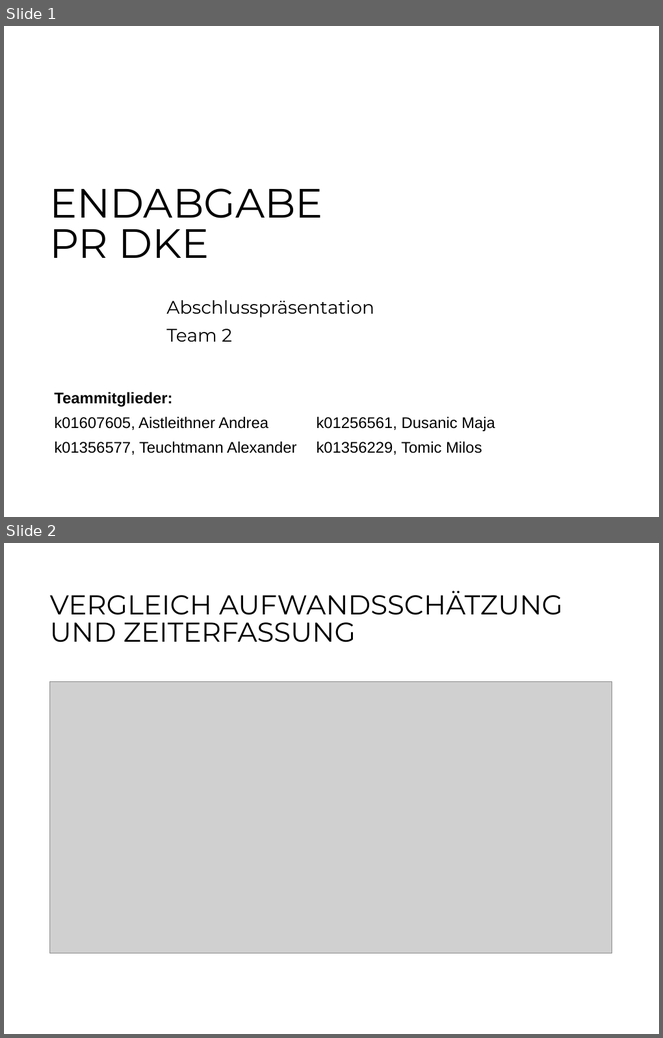
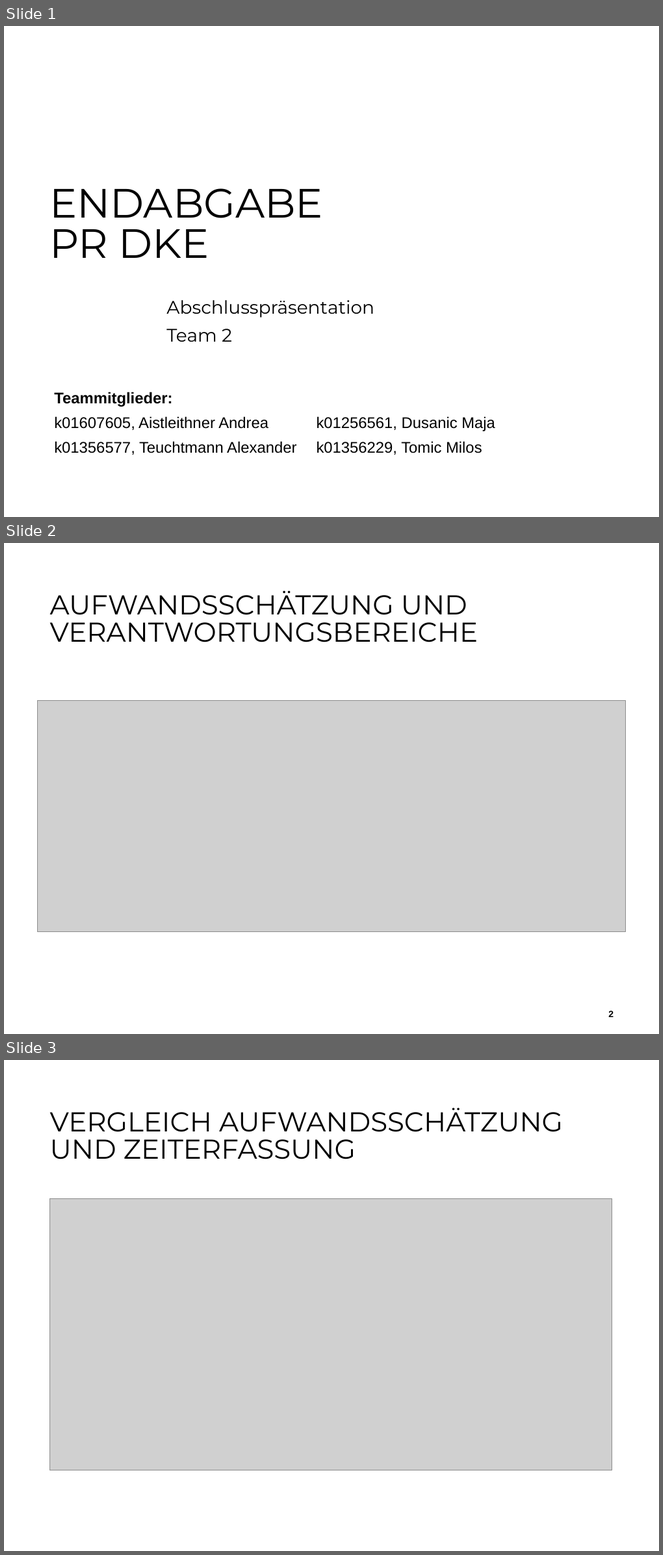
Before and after one commit to aistleithnera/258321_DKE_PR, a slide deck: Dokumente/Projektabschluss/Endabgabe_Projektabschluss.pptx. Shown one above the other, each under a label of ours: slides 1 and 2 before the commit, slides 1, 2 and 3 after it. The pictures are 663x1038 and 663x1555 pixels, drawn with LibreOffice and Linux fonts; fonts in the diff are those of the drawing; grey boxes stand for pictures; background and template pictures are left out. Boxes give left, top, right and bottom in pixels: in the first picture for what was removed or moved away, otherwise in the second. Text is boxed around its words. In the diff, an @@ line names an element or a change of style, - is before the commit and + after.

```diff
--- a/Dokumente/Projektabschluss/Endabgabe_Projektabschluss.pptx
+++ b/Dokumente/Projektabschluss/Endabgabe_Projektabschluss.pptx
@@ slide 2 added at (x1=4, y1=543, x2=659, y2=1034), background #FFFFFF @@
@@ title added at (x1=50, y1=590, x2=478, y2=642), 30 pt, text #000000 @@
+AUFWANDSSCHÄTZUNG UND VERANTWORTUNGSBEREICHE
@@ picture added at (x1=37, y1=701, x2=626, y2=933) @@
@@ page number added at (x1=608, y1=1011, x2=614, y2=1017), 10 pt, text #000000, bold @@
+2
@@ what was slide 2 is now slide 3 @@
```
Also in this commit, not shown: 1 slide changed, 1 other file.
